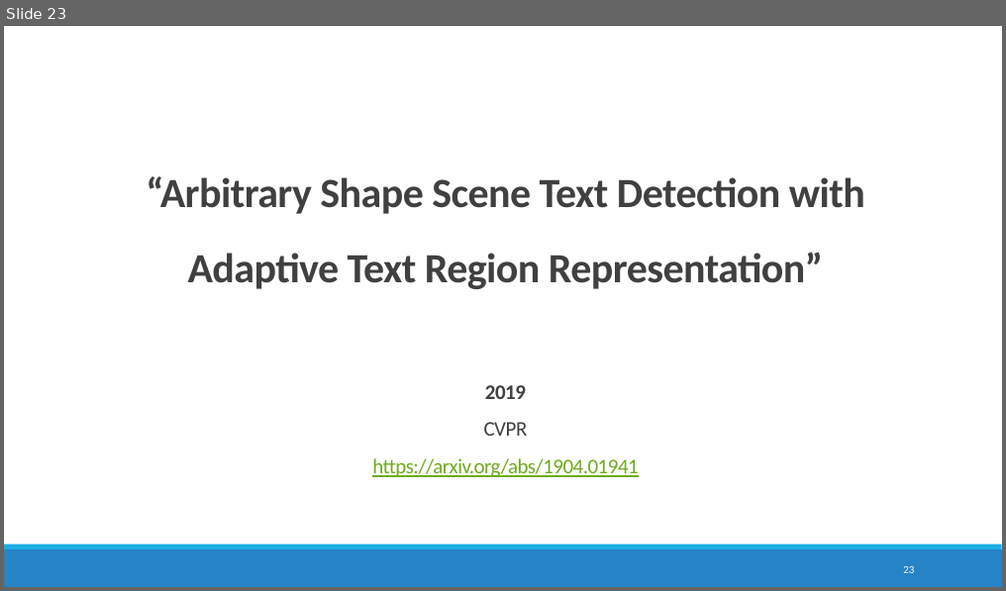
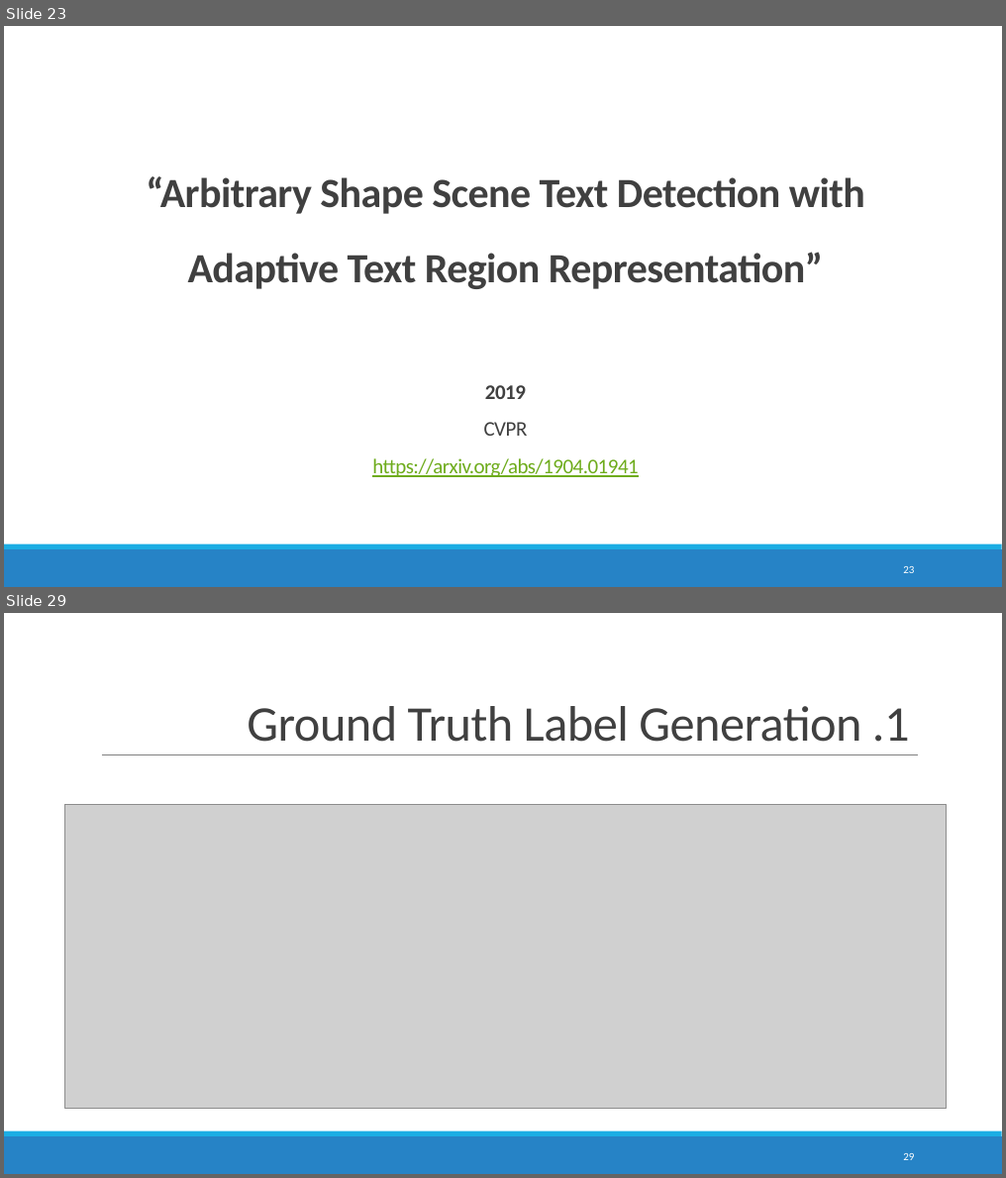
Before and after one commit to maryamhashemi/Text-Localization, a slide deck: Text Localization.pptx. Shown one above the other, each under a label of ours: slide 23 before the commit, slides 23 and 29 after it; the slides between them are not shown. The pictures are 1006x591 and 1006x1178 pixels, drawn with LibreOffice and Linux fonts; fonts in the diff are those of the drawing; grey boxes stand for pictures. Boxes give left, top, right and bottom in pixels: in the first picture for what was removed or moved away, otherwise in the second. Text is boxed around its words. In the diff, an @@ line names an element or a change of style, - is before the commit and + after.

Commit message:
Update slide and doc.

```diff
--- a/Text Localization.pptx
+++ b/Text Localization.pptx
@@ slide 29 added at [4,613,1002,1174], background #FFFFFF; not listed: 2 template elements that a slide beside it also shows @@
@@ title added at [247,706,910,742], 48 pt, text #404040 @@
+Ground Truth Label Generation .1
@@ line added from (102, 756) to (918, 756), #808080 0.5 pt @@
@@ picture added at [64,805,945,1109] @@
@@ page number added at [903,1154,914,1160], 10.5 pt, text #FFFFFF @@
+29
```
Also in this commit, not shown: 4 slides changed, 8 other slides added, 1 other file.
